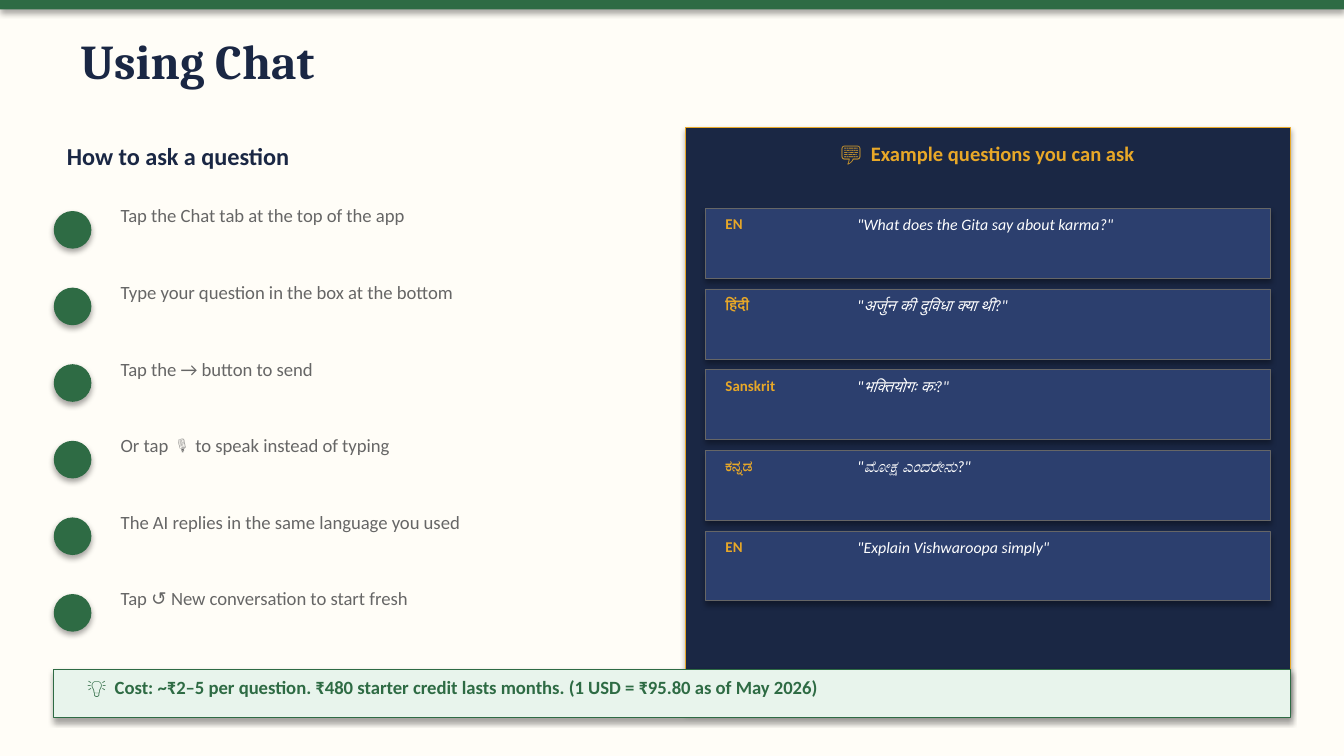
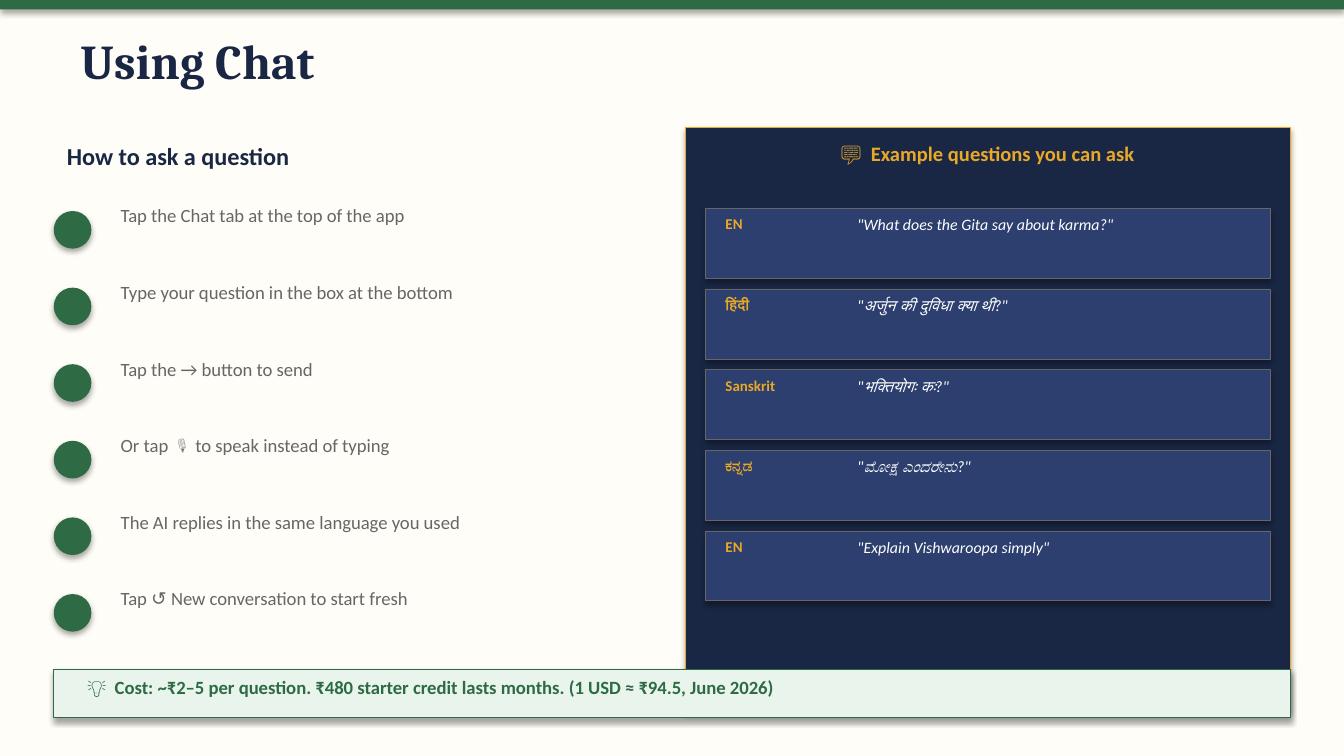
Before and after one commit to kvinayakpai/Bhagavadgita, a slide deck: slide 7 of Tatvam_Jalam_User_Guide.pptx. Drawn at 1344x756 pixels with LibreOffice and Linux fonts; fonts in the diff are those of the drawing. Boxes give left, top, right and bottom in pixels: in the first picture for what was removed or moved away, otherwise in the second. Text is boxed around its words. In the diff, an @@ line names an element or a change of style, - is before the commit and + after.

Commit message:
Update Word docs and PPTX decks with current app state and June 2026 learnings
- Correct stats throughout: 47 concepts / 59 relations / 10 tiers (the
  June 12 ontology rebuild), 701 shlokas, 18 chapters, 4 languages -
  replacing stale 112-117/124-239/12-13 figures
- Document new phases: ontology rebuild (strict verse-grounding), OCR
  cleanup of bannanje_kn.js (~265 garbled English terms, 476 pages
  verified zero-error), the June 18-21 book-alignment marathon (514+
  boundary leaks fixed, all 18 chapters re-verified, homorganic nasal
  transliteration), and bundle consolidation (viewer-bundled.html trio
  retired in favor of viewer.html + index.html)
- Document new Map feature: Adhyaya/Shloka filter dropdowns
- Fix all app links from retired viewer-bundled.html to viewer.html
- Update USD-INR reference rate to June 2026
- Add new 'Phases 7-10' slide and swap a Hard Problems card in the
  Technical Journey deck

```diff
--- a/Tatvam_Jalam_User_Guide.pptx
+++ b/Tatvam_Jalam_User_Guide.pptx
@@ text at bbox=[115, 680, 774, 697]: text changed @@
-💡 Cost: ~₹2–5 per question. ₹480 starter credit lasts months. (1 USD = ₹95.80 as of May 2026)
+💡 Cost: ~₹2–5 per question. ₹480 starter credit lasts months. (1 USD ≈ ₹94.5, June 2026)
```
Also in this commit, not shown: 7 other slides changed, 4 other files.
